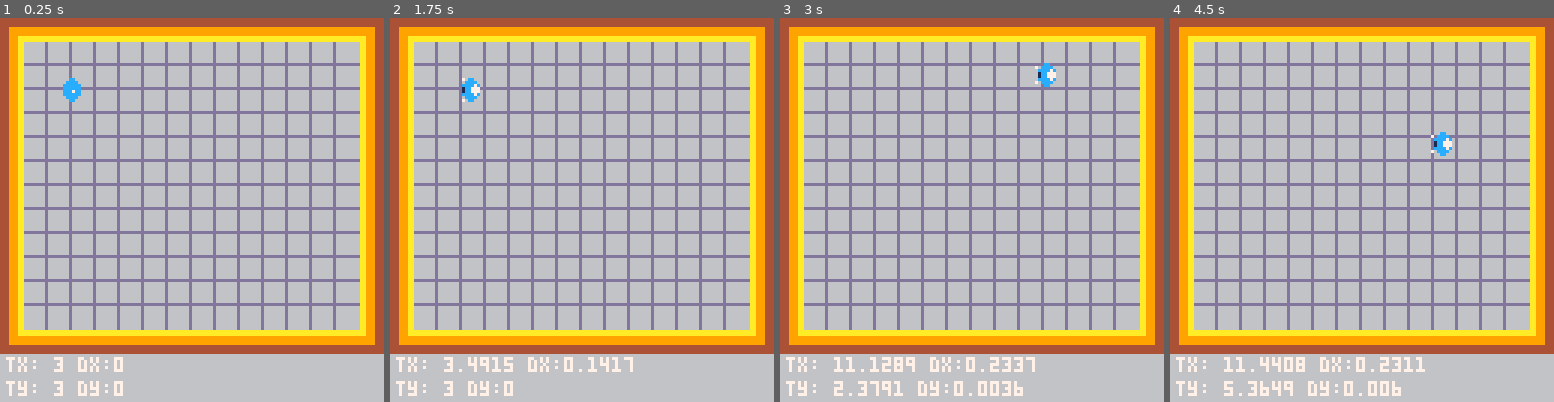
Above: before the commit, frames 1-4 (left to right).
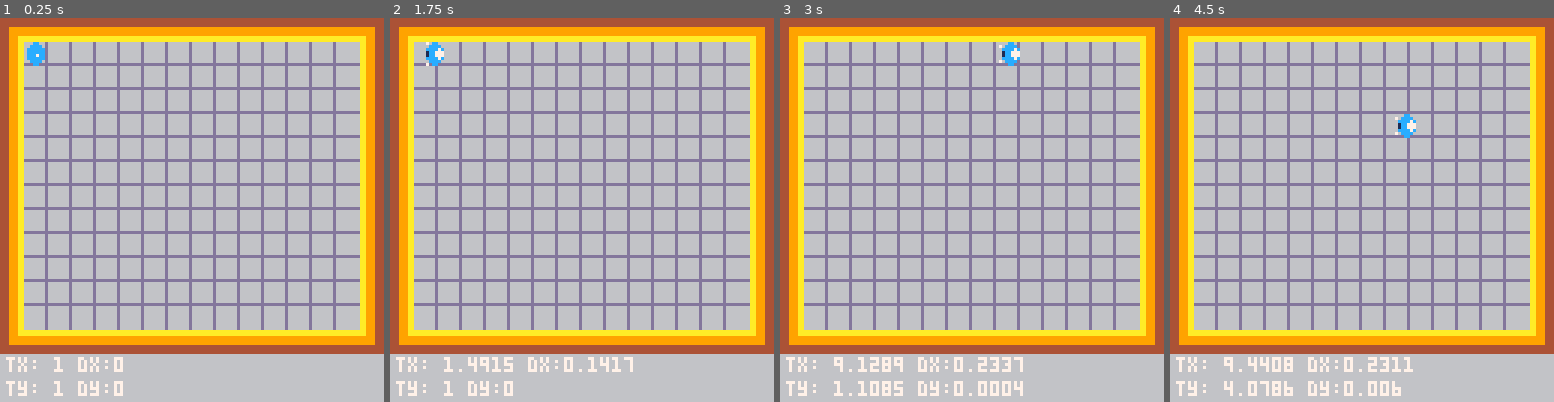
Above: after the commit, the same moments.

Repository: reorx/pico8_carts
Game: PICO-8 cartridge dodge.p8
Same seed, same stepped clock (60 frames per second), same inputs: the game is played once before the commit and once after it.
Inputs:
- Up to frame 1 (0.25 s): no input
- Up to frame 2 (1.75 s): hold Right from 1.6 s (still down)
- Up to frame 3 (3 s): release Right at 2.1 s; hold Up 2.15-2.42 s; hold Right from 2.47 s (still down)
- Up to frame 4 (4.5 s): release Right at 3.03 s; hold Left 3.08-3.58 s; hold Down 3.63-3.97 s; hold Right from 4.02 s (still down)

The runs differ from the first frame. In frame 1, 0.5% of the frame differs, in the area x 7-22%, y 6-98%; in frame 2, 0.5%; in frame 3, 1.4%, in the area x 14-72%, y 6-99%; in frame 4, 1.4%.

Commit message:
directly use tile axis to draw or determine solid
stop applying offset (-4) to actor position

Diff:
--- a/dodge.p8
+++ b/dodge.p8
@@ -21,9 +21,9 @@
 
 function is_nearby_solid(tx, ty, w, h)
     return
-        is_point_solid(tx-w,ty-h) or
-        is_point_solid(tx+w,ty-h) or
-        is_point_solid(tx-w,ty+h) or
+        is_point_solid(tx,ty) or
+        is_point_solid(tx+w,ty) or
+        is_point_solid(tx,ty+h) or
         is_point_solid(tx+w,ty+h)
 end
 
@@ -36,6 +36,8 @@
         ty = ty,
         dx = 0,
         dy = 0,
+        width = 0.89,
+        height = 0.99,
         halfwidth = 0.5,
         halfheight = 0.5,
         spr = 0,
@@ -50,8 +52,8 @@
 end
 
 function actor_type:draw()
-    local x = (self.tx * 8) - 4
-    local y = (self.ty * 8) - 4
+    local x = self.tx * 8
+    local y = self.ty * 8
     spr(self.spr + self.frame, x, y)
 end
 
@@ -91,12 +93,12 @@
     end
 
     -- update tx, ty
-    if is_nearby_solid(self.tx+self.dx, self.ty, self.halfwidth, self.halfheight) then
+    if is_nearby_solid(self.tx+self.dx, self.ty, self.width, self.height) then
         self.dx *= -1
     else
         self.tx += self.dx
     end
-    if is_nearby_solid(self.tx, self.ty+self.dy, self.halfwidth, self.halfheight) then
+    if is_nearby_solid(self.tx, self.ty+self.dy, self.width, self.height) then
         self.dy *= -1
     else
         self.ty += self.dy
@@ -111,14 +113,12 @@
 end
 
 function _init()
-    cube = cube_type:new(3, 3)
+    cube = cube_type:new(1, 1)
     cube.spr = 2
 end
 
 function _update()
     cube:control()
-    -- cube.tx += 1/30
-    -- cube.ty += 1/20
 end
 
 function _draw()
@@ -158,14 +158,14 @@
 0cccccc00cccccc00cccccc00cccccc0000000000000000000000000000000000000000000000000000000000000000000000000000000000000000000000000
 00cccc0000cccc0000cccc0000cccc00000000000000000000000000000000000000000000000000000000000000000000000000000000000000000000000000
 000cc000000cc000000cc000000cc000000000000000000000000000000000000000000000000000000000000000000000000000000000000000000000000000
-00000000000000000000000000000000000000000000000000000000000000000000000000000000000000000000000000000000000000000000000000000000
-00000000000000000000000000000000000000000000000000000000000000000000000000000000000000000000000000000000000000000000000000000000
-00000000000000000000000000000000000000000000000000000000000000000000000000000000000000000000000000000000000000000000000000000000
-00000000000000000000000000000000000000000000000000000000000000000000000000000000000000000000000000000000000000000000000000000000
-00000000000000000000000000000000000000000000000000000000000000000000000000000000000000000000000000000000000000000000000000000000
-00000000000000000000000000000000000000000000000000000000000000000000000000000000000000000000000000000000000000000000000000000000
-00000000000000000000000000000000000000000000000000000000000000000000000000000000000000000000000000000000000000000000000000000000
-00000000000000000000000000000000000000000000000000000000000000000000000000000000000000000000000000000000000000000000000000000000
+ee8822008822ee0022ee880000000000000000000000000000000000000000000000000000000000000000000000000000000000000000000000000000000000
+0ee8822008822ee0022ee88000000000000000000000000000000000000000000000000000000000000000000000000000000000000000000000000000000000
+00ee8822008822ee0022ee8800000000000000000000000000000000000000000000000000000000000000000000000000000000000000000000000000000000
+000ee8820008822e00022ee800000000000000000000000000000000000000000000000000000000000000000000000000000000000000000000000000000000
+000ee8820008822e00022ee800000000000000000000000000000000000000000000000000000000000000000000000000000000000000000000000000000000
+00ee8822008822ee0022ee8800000000000000000000000000000000000000000000000000000000000000000000000000000000000000000000000000000000
+0ee8822008822ee0022ee88000000000000000000000000000000000000000000000000000000000000000000000000000000000000000000000000000000000
+ee8822008822ee0022ee880000000000000000000000000000000000000000000000000000000000000000000000000000000000000000000000000000000000
 444999aaaa99944444444444aaaaaaaa44444444444999aa44444444aa9994440000000000000000000000000000000000000000000000000000000d0000000d
 444999aaaa99944444444444aaaaaaaa44444444444999aa44444444aa9994440000000000000000000000000000000000000000000000000000000d0000000d
 444999aaaa9994444444444499999999444444444449999944444444999994440000000000000000000000000000000000000000000000000000000d0000000d
